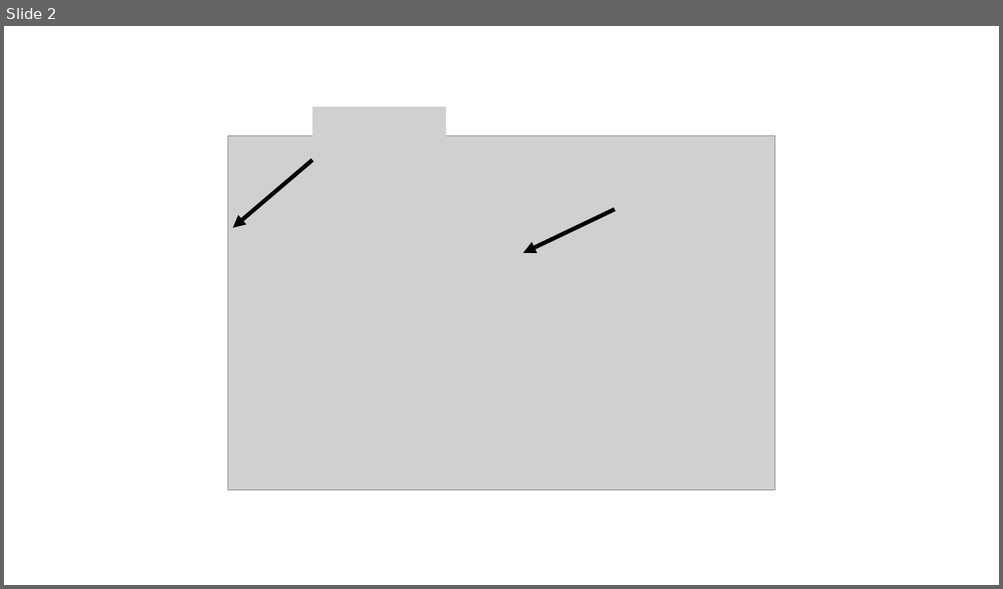
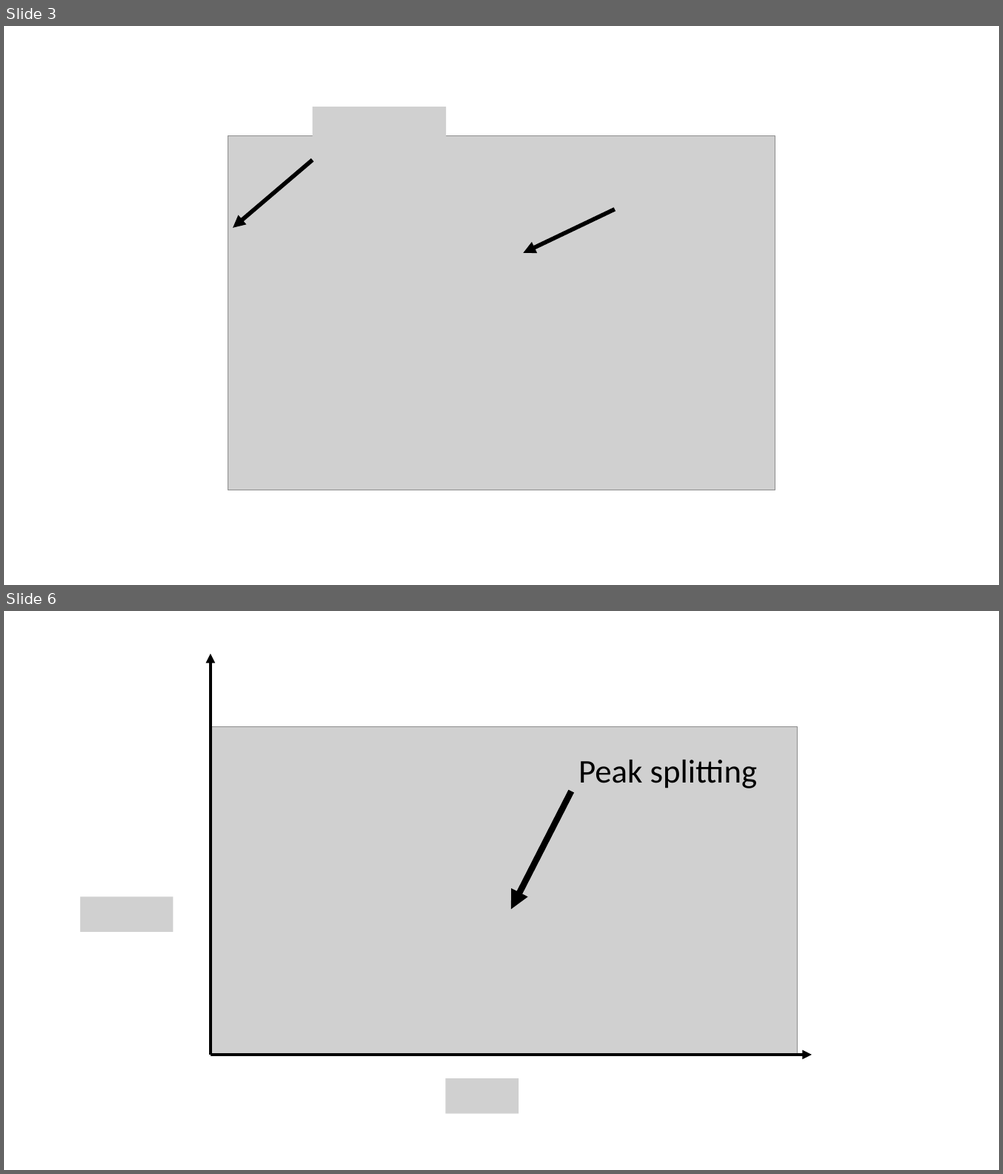
Before and after one commit to dmorin98/MRI-Research---Flow-Measurements-with-Low-Field, a slide deck: Figures/Figure.pptx. Shown one above the other, each under a label of ours: slide 2 before the commit, slides 3 and 6 after it; the slides between them are not shown. The pictures are 1003x589 and 1003x1174 pixels, drawn with LibreOffice and Linux fonts; fonts in the diff are those of the drawing; grey boxes stand for pictures. Boxes give left, top, right and bottom in pixels: in the first picture for what was removed or moved away, otherwise in the second. Text is boxed around its words. In the diff, an @@ line names an element or a change of style, - is before the commit and + after.

```diff
--- a/Figures/Figure.pptx
+++ b/Figures/Figure.pptx
@@ slide 6 added at <box>4,611,999,1170</box>, background #FFFFFF @@
@@ arrow added from (210, 1055) to (210, 653), #000000 3 pt @@
@@ picture added at <box>210,726,798,1055</box> @@
@@ text added at <box>578,760,757,789</box>, 32 pt, text #000000 @@
+Peak splitting
@@ arrow added from (571, 792) to (512, 909), #000000 6 pt @@
@@ picture added at <box>80,897,173,932</box> @@
@@ arrow added from (210, 1055) to (811, 1055), #000000 3 pt @@
@@ picture added at <box>446,1079,519,1114</box> @@
@@ what was slide 2 is now slide 3 @@
```
Also in this commit, not shown: 7 other slides added, 30 other files.
